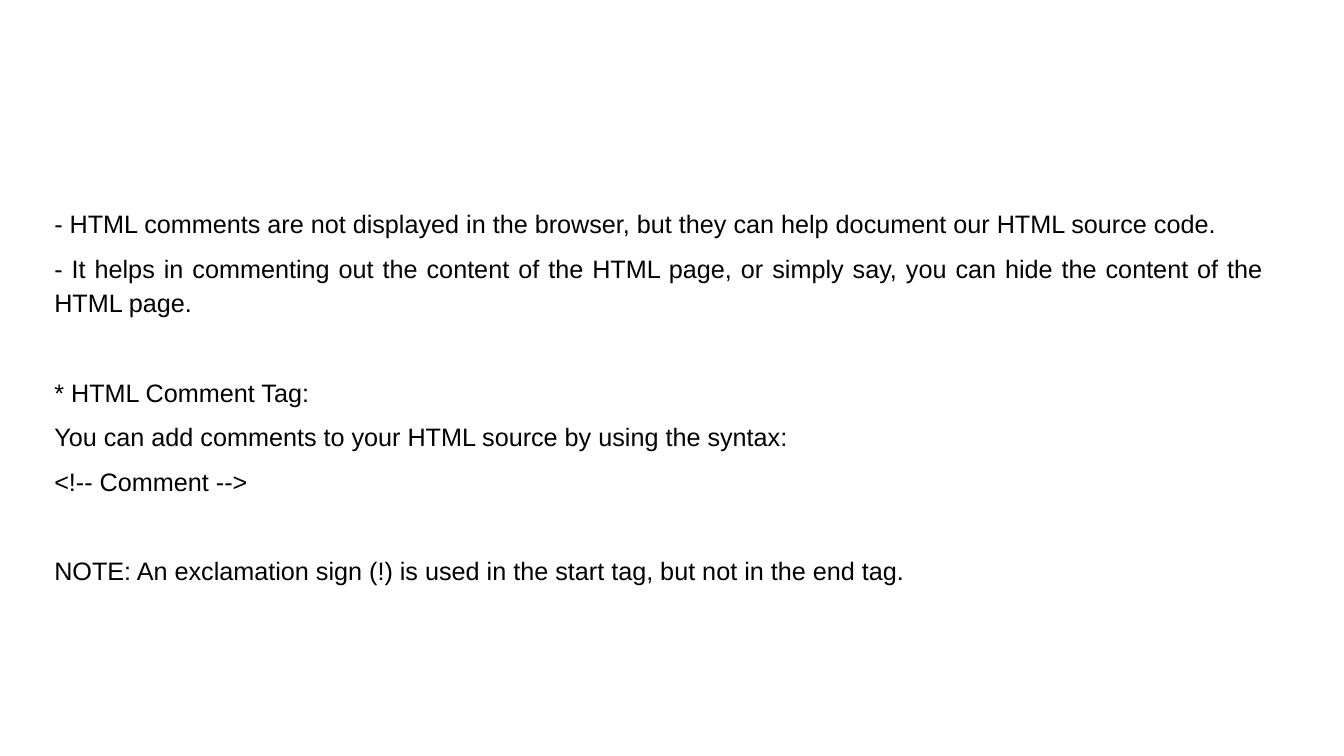
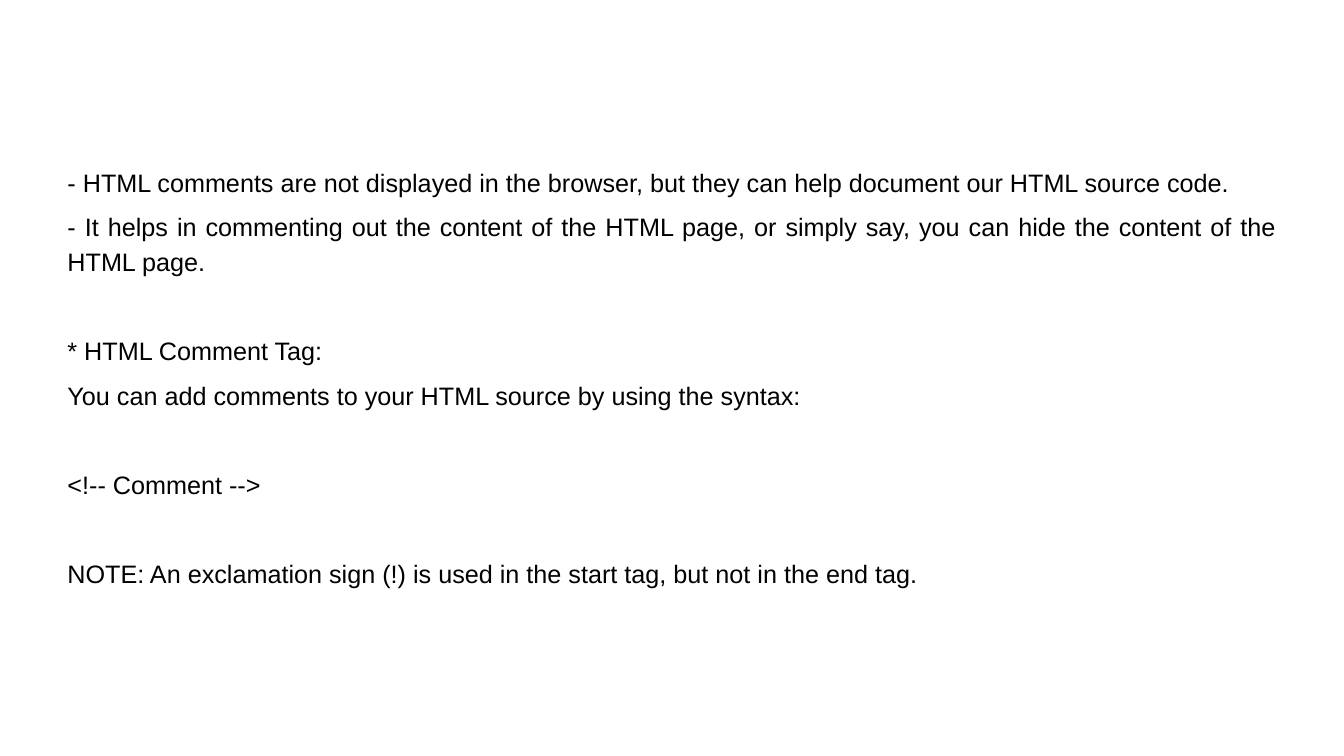
Before and after one commit to kawaaii/college-stuff, a slide deck: slide 2 of HTML Comments.pptx. Drawn at 1344x756 pixels with LibreOffice and Linux fonts; fonts in the diff are those of the drawing. Boxes give left, top, right and bottom in pixels: in the first picture for what was removed or moved away, otherwise in the second. Text is boxed around its words. In the diff, an @@ line names an element or a change of style, - is before the commit and + after.

Commit message:
HTML: HTMLComments: Bit arrangements

```diff
--- a/HTML Comments.pptx
+++ b/HTML Comments.pptx
@@ text "- HTML comments are not ..." rewrapped from bbox=[54, 214, 1262, 586] to bbox=[67, 173, 1275, 589] @@
```
Also in this commit, not shown: 2 other slides changed.
